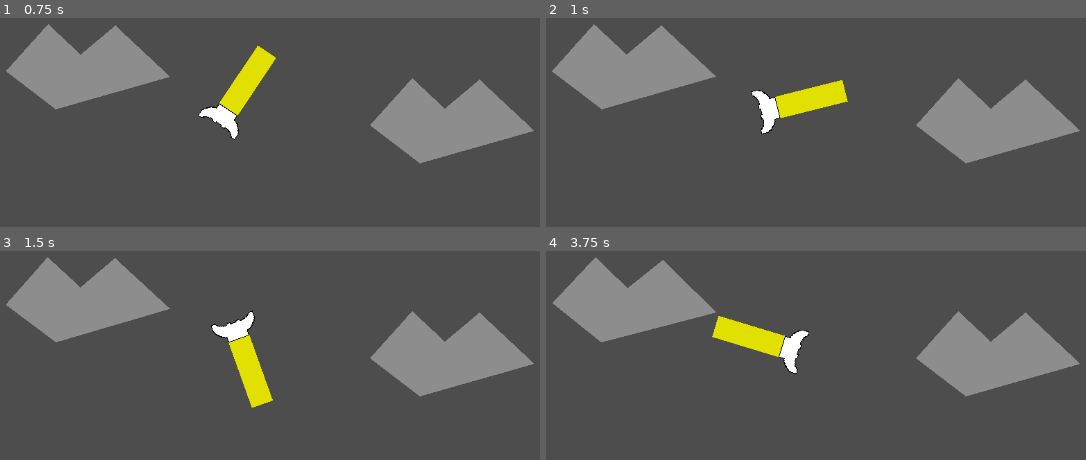
Above: before the commit, frames 1-4 (two rows, left to right).
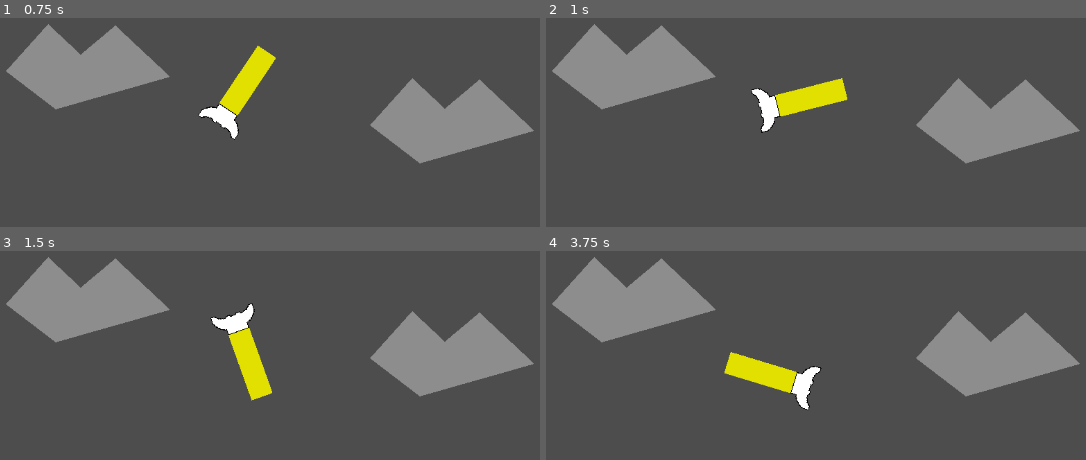
Above: after the commit, the same moments.

Repository: CWmain/SpaceJunkGame
Game: Godot game, scene res://Objects/Test_Scene.tscn
Two runs of this game, one before a commit and one after it. Both use one fixed random seed, a clock stepped at 60 frames per second and the inputs below.
Inputs (mouse positions are in pixels of both pictures, inside the frame that each line leads up to):
- Up to frame 1 (0.75 s): tap Enter at 0.5 s; move the mouse to (507, 160) at 0.52 s; hold D (TurnRight) from 0.53 s (still down); click (507, 160) at 0.6 s
- Up to frame 2 (1 s): keep holding D (TurnRight); tap W (Accelerate) at 0.77 s
- Up to frame 3 (1.5 s): keep holding D (TurnRight); move the mouse to (172, 439) at 1.27 s; tap S (Stop) at 1.35 s
- Up to frame 4 (3.75 s): tap W (Accelerate) at 1.52, 3.02 s; move the mouse to (956, 317) at 2.02 s; release D (TurnRight) at 2.03 s; hold A (TurnLeft) 2.03-2.78 s; click (956, 317) at 2.1 s; move the mouse to (outside the picture) at 2.77 s; hold D (TurnRight) from 2.78 s (still down); tap S (Stop) at 2.85 s; move the mouse to (outside the picture) at 3.52 s; click (outside the picture) at 3.6 s

Frame 1 is identical in both runs. In frame 2, 0.5% of the frame differs, in the area x 1-56%, y 2-56%; in frame 3, 1.3%; in frame 4, 4.3%, in the area x 1-52%, y 2-77%.

Commit message:
Removed the spring joint and simply apply a force ffrom the asteroid towards the rocket when the tether is activated, still need to play around with the values

Diff:
--- a/Objects/Test_Scene.tscn
+++ b/Objects/Test_Scene.tscn
@@ -24,12 +24,6 @@
 position = Vector2(-150, -107)
 lock_rotation = true
 
-[node name="DampedSpringJoint2D" type="DampedSpringJoint2D" parent="PlayerRocket"]
-rotation = 3.14159
-node_a = NodePath("..")
-node_b = NodePath("../../Asteroid")
-disable_collision = false
-
 [node name="Asteroid" parent="." instance=ExtResource("4_tsibv")]
 position = Vector2(-385, -145)
 mass = 100.0
--- a/Objects/player_rocket/player_rocket.gd
+++ b/Objects/player_rocket/player_rocket.gd
@@ -42,9 +42,9 @@
 	if rot:
 		rotate(rot * ROTATION_SPEED)
 
-	if (tether.is_colliding() and !tetherSet):
+	if (tether.is_colliding()):
 		tetherSet = true
-		#on_tether()
+		on_tether()
 
 
 
@@ -107,11 +107,11 @@
 
 func on_tether():
 	print("Tethered")
-	var joint: DampedSpringJoint2D = DampedSpringJoint2D.new()
-	joint.node_a = get_path()
-	joint.node_b = tether.get_collider().get_path()
-	get_tree().get_root().add_child(joint)
-	joint.set_length(10)
-	joint.set_rest_length(5)
-	joint.set_stiffness(200)
-	joint.set_damping(1)
+	var collidedAsteroid : Asteroid = tether.get_collider()
+	# Get a vector to move from current position towards ship
+	var asteroidPosition : Vector2 = collidedAsteroid.to_global(collidedAsteroid.position)
+	var shipPosition: Vector2 = self.to_global(self.position)
+	var shift : Vector2 = shipPosition - asteroidPosition
+	shift = collidedAsteroid.to_local(shift) / 5
+	collidedAsteroid.set_linear_velocity(shift)
+	#tether.get_collider().set_linear_velocity(Vector2(0,0))
